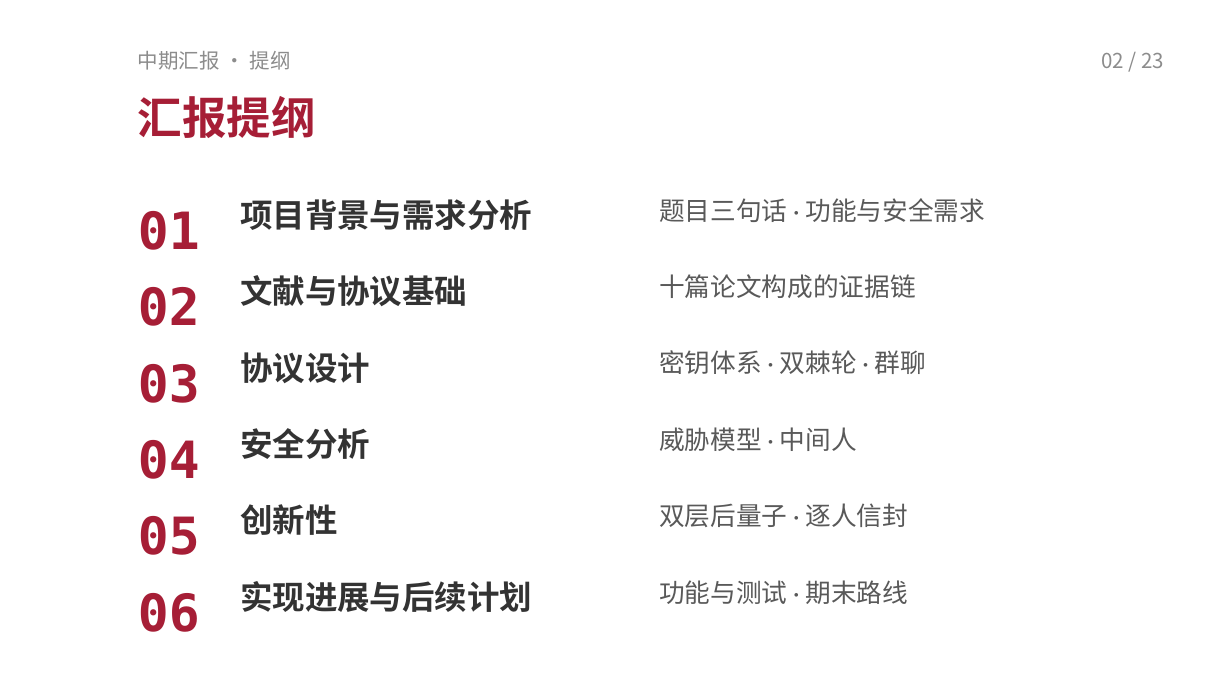
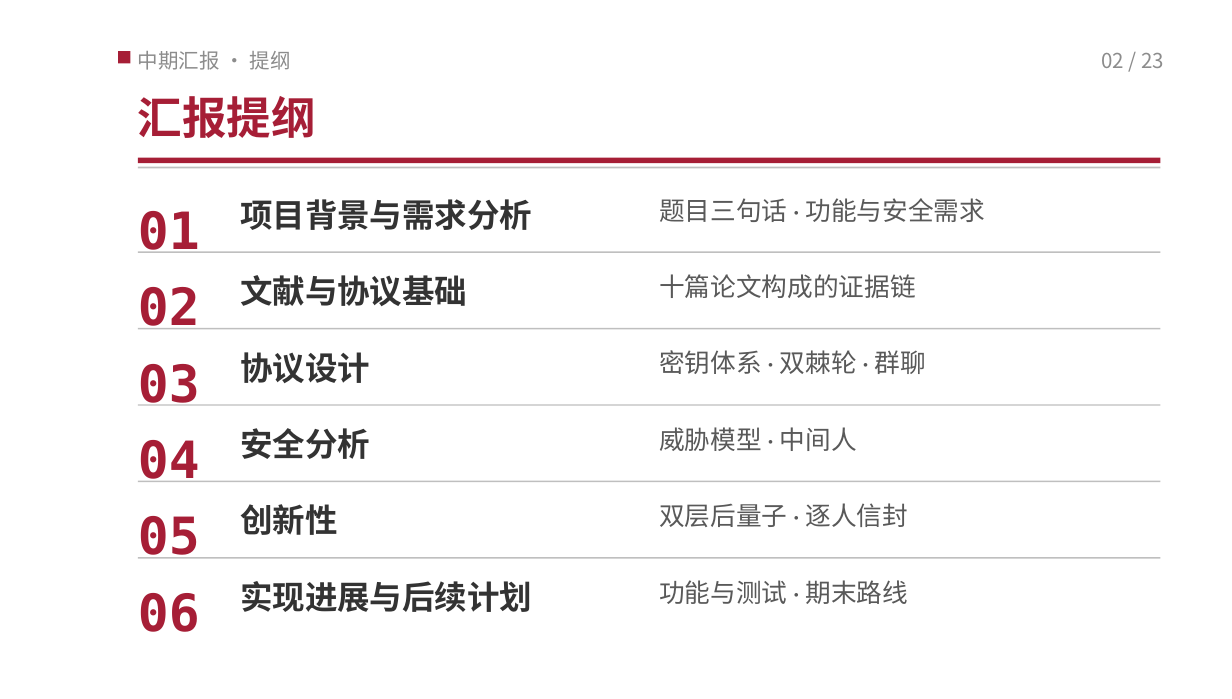
Before and after one commit to TomHaoZi/ECNUchat, a slide deck: slide 2 of 中期汇报/ECNUchat-中期汇报.pptx. Drawn at 1232x699 pixels with LibreOffice and Linux fonts; fonts in the diff are those of the drawing. Boxes give left, top, right and bottom in pixels: in the first picture for what was removed or moved away, otherwise in the second. Text is boxed around its words. In the diff, an @@ line names an element or a change of style, - is before the commit and + after.

```diff
--- a/中期汇报/ECNUchat-中期汇报.pptx
+++ b/中期汇报/ECNUchat-中期汇报.pptx
@@ rectangle added at box(118, 51, 131, 63), fill #A61E36 @@
@@ rectangle added at box(138, 158, 1161, 163), fill #A61E36 @@
@@ rectangle added at box(138, 166, 1161, 168), fill #BFBFBF @@
@@ rectangle added at box(138, 251, 1161, 253), fill #BFBFBF @@
@@ rectangle added at box(138, 328, 1161, 329), fill #BFBFBF @@
@@ rectangle added at box(138, 404, 1161, 405), fill #BFBFBF @@
@@ rectangle added at box(138, 480, 1161, 482), fill #BFBFBF @@
@@ rectangle added at box(138, 557, 1161, 558), fill #BFBFBF @@
```
Also in this commit, not shown: 22 other slides changed, 3 other files.
